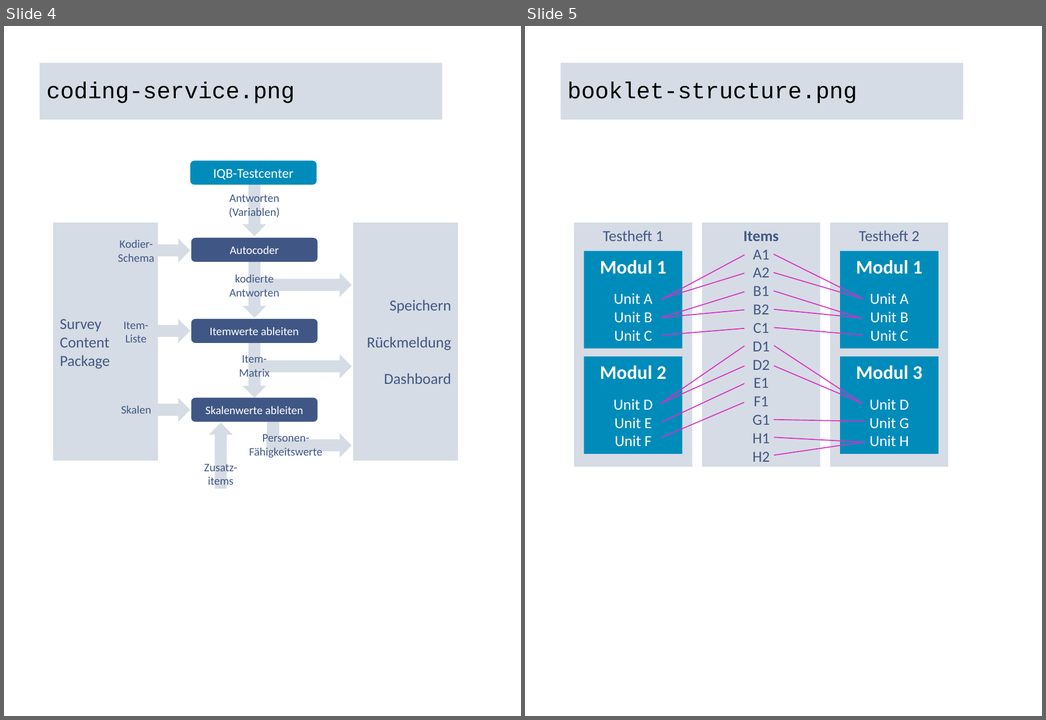
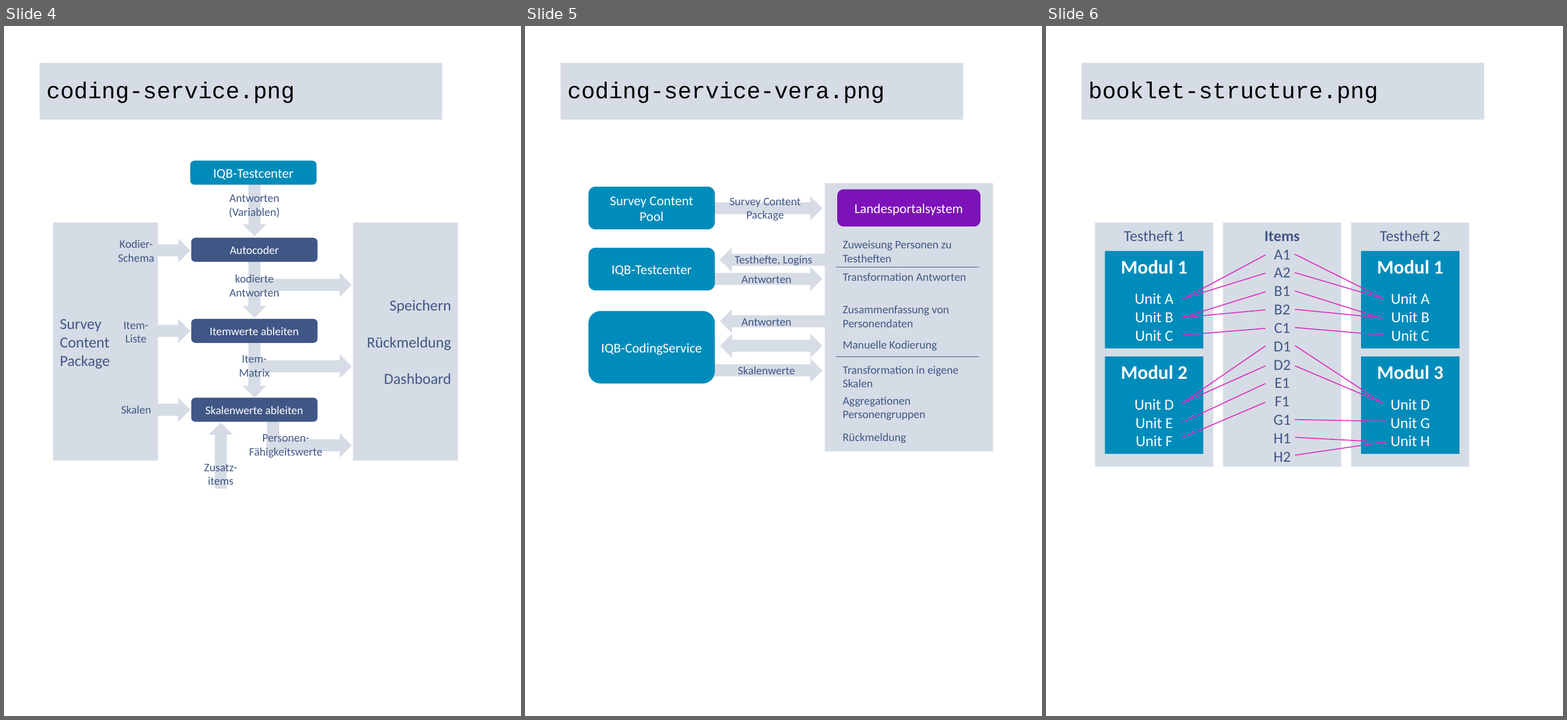
Before and after one commit to iqb-berlin/rising-stars, a slide deck: assets/figures.pptx. Shown side by side, each under a label of ours: slides 4 and 5 before the commit, slides 4, 5 and 6 after it. The pictures are 1046x720 and 1567x720 pixels, drawn with LibreOffice and Linux fonts; fonts in the diff are those of the drawing. Boxes give left, top, right and bottom in pixels: in the first picture for what was removed or moved away, otherwise in the second. Text is boxed around its words. In the diff, an @@ line names an element or a change of style, - is before the commit and + after.

Commit message:
Add vera and stars scenario to coding service

```diff
--- a/assets/figures.pptx
+++ b/assets/figures.pptx
@@ slide 5 added at [525, 26, 1042, 716], background #FFFFFF @@
@@ title added at [561, 62, 964, 120], fill #D6DCE5, 24 pt, text #000000 @@
+coding-service-vera.png
@@ rounded rectangle added at [588, 187, 715, 229], fill #008CBA, 14 pt, text #FFFFFF @@
+Survey Content Pool
@@ rectangle added at [825, 183, 994, 451], fill #D6DCE5 @@
@@ rounded rectangle added at [837, 190, 980, 227], fill #7D12B9, 14 pt, text #FFFFFF @@
+Landesportalsystem
@@ right arrow added at [708, 196, 823, 220], fill #D6DCE5 @@
@@ text added at [730, 196, 801, 222], 12 pt, text #405786 @@
+Survey Content Package
@@ text added at [843, 240, 952, 262], 12 pt, text #405786 @@
+Zuweisung Personen zu Testheften
@@ rounded rectangle added at [588, 247, 715, 290], fill #008CBA, 14 pt, text #FFFFFF @@
+IQB-Testcenter
@@ right arrow added at [720, 247, 848, 272], fill #D6DCE5 @@
@@ text added at [735, 256, 813, 267], 12 pt, text #405786 @@
+Testhefte, Logins
@@ right arrow added at [708, 267, 823, 291], fill #D6DCE5 @@
@@ text added at [742, 276, 792, 286], 12 pt, text #405786 @@
+Antworten
@@ line added from (836, 267) to (980, 267), #405786 0.5 pt @@
@@ text added at [843, 273, 966, 281], 12 pt, text #405786 @@
+Transformation Antworten
@@ rounded rectangle added at [588, 311, 715, 383], fill #008CBA, 14 pt, text #FFFFFF @@
+IQB-CodingService
@@ right arrow added at [720, 309, 848, 333], fill #D6DCE5 @@
@@ text added at [843, 305, 949, 327], 12 pt, text #405786 @@
+Zusammenfassung von Personendaten
@@ text added at [742, 318, 792, 329], 12 pt, text #405786 @@
+Antworten
@@ left right arrow added at [720, 333, 822, 358], fill #D6DCE5 @@
@@ text added at [843, 341, 937, 351], 12 pt, text #405786 @@
+Manuelle Kodierung
@@ right arrow added at [708, 359, 823, 383], fill #D6DCE5 @@
@@ line added from (836, 356) to (980, 356), #405786 0.5 pt @@
@@ text added at [738, 366, 795, 378], 12 pt, text #405786 @@
+Skalenwerte
@@ text added at [843, 366, 959, 387], 12 pt, text #405786 @@
+Transformation in eigene Skalen
@@ text added at [843, 397, 926, 420], 12 pt, text #405786 @@
+Aggregationen Personengruppen
@@ text added at [843, 433, 906, 443], 12 pt, text #405786 @@
+Rückmeldung
@@ what was slide 5 is now slide 6 @@
```
Also in this commit, not shown: 6 other files.
